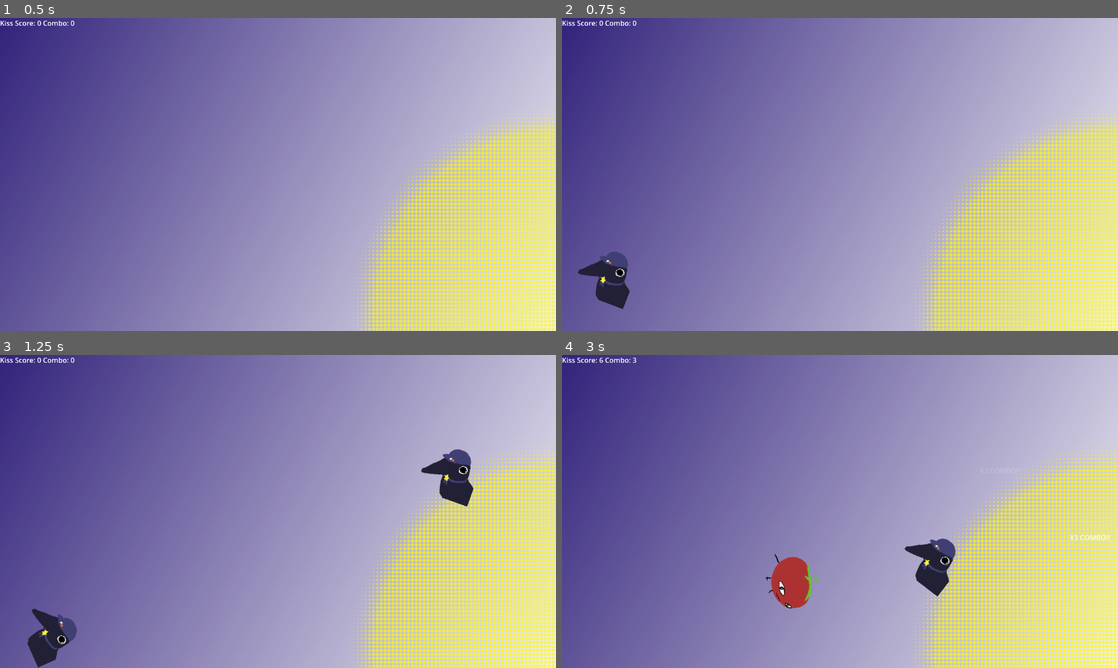
Above: before the commit, frames 1-4 (two rows, left to right).
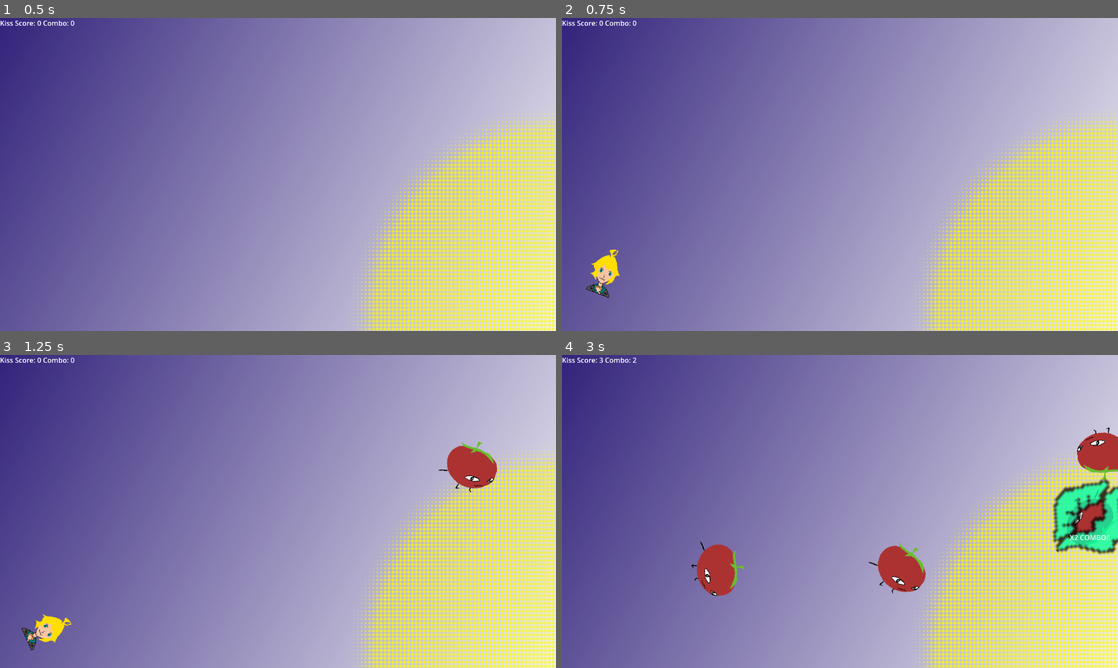
Above: after the commit, the same moments.

Repository: Cephoniss/doki-kisser
Game: Godot game, scene res://game_space.tscn
Two runs of this game, one before a commit and one after it. Both use one fixed random seed, a clock stepped at 60 frames per second and the inputs below.
Inputs (mouse positions are in pixels of both pictures, inside the frame that each line leads up to):
- Up to frame 1 (0.5 s): no input
- Up to frame 2 (0.75 s): tap Enter at 0.5 s; move the mouse to (962, 158) at 0.52 s; click (962, 158) at 0.67 s
- Up to frame 3 (1.25 s): no input
- Up to frame 4 (3 s): move the mouse to (612, 630) at 1.27 s; click (612, 630) at 1.42 s; move the mouse to (979, 477) at 2.02 s; click (979, 477) at 2.17 s; move the mouse to (1067, 533) at 2.77 s; click (1067, 533) at 2.92 s

Frame 1 is identical in both runs. In frame 2, 1.0% of the frame differs, in the area x 2-13%, y 74-94%; in frame 3, 2.6%; in frame 4, 7.1%, in the area x 6-100%, y 0-82%.

Commit message:
Sounds and effects
-Added logic for playing audio and visual effect when clicking on targets
-Added additional image and sound assets
-Adjusted scene prefabs

Diff:
--- a/crowki.tscn
+++ b/crowki.tscn
@@ -1,19 +1,30 @@
-[gd_scene load_steps=4 format=3 uid="uid://b0ofs80e2qe07"]
+[gd_scene load_steps=6 format=3 uid="uid://b0ofs80e2qe07"]
 
 [ext_resource type="Texture2D" uid="uid://d1h0hjrsmtr2s" path="res://Images/Crowki.png" id="1_h3076"]
 [ext_resource type="Script" uid="uid://s7dsh3d2etmi" path="res://area_2d.gd" id="1_imh4q"]
+[ext_resource type="AudioStream" uid="uid://s2ngemb3u6rm" path="res://Audio/hotdog.wav" id="3_bb0du"]
+[ext_resource type="Texture2D" uid="uid://bdb03mo6eka1g" path="res://Images/MintKiss.png" id="4_mwyqr"]
 
 [sub_resource type="RectangleShape2D" id="RectangleShape2D_imh4q"]
 
 [node name="Crowki" type="Node2D"]
 
-[node name="Area2D" type="Area2D" parent="." groups=["KissScoreGroup"]]
+[node name="CrowkiArea2D" type="Area2D" parent="." groups=["KissScoreGroup"]]
 scale = Vector2(6.44, 6.36)
 script = ExtResource("1_imh4q")
 
-[node name="CollisionShape2D" type="CollisionShape2D" parent="Area2D"]
+[node name="CollisionShape2D" type="CollisionShape2D" parent="CrowkiArea2D"]
 shape = SubResource("RectangleShape2D_imh4q")
 
-[node name="Sprite2D" type="Sprite2D" parent="Area2D"]
+[node name="Sprite2D" type="Sprite2D" parent="CrowkiArea2D"]
 scale = Vector2(0.15528, 0.157233)
 texture = ExtResource("1_h3076")
+
+[node name="AudioStreamPlayer2D" type="AudioStreamPlayer2D" parent="CrowkiArea2D"]
+stream = ExtResource("3_bb0du")
+
+[node name="KissEffect" type="Sprite2D" parent="CrowkiArea2D"]
+visible = false
+position = Vector2(-3.57143, -0.628931)
+scale = Vector2(0.15528, 0.157233)
+texture = ExtResource("4_mwyqr")
--- a/doki_heart.tscn
+++ b/doki_heart.tscn
@@ -6,11 +6,12 @@
 
 [node name="DokiHeart" type="Node2D"]
 
-[node name="Sprite2D" type="Sprite2D" parent="."]
-texture = ExtResource("1_x4e2r")
-
 [node name="Area2D" type="Area2D" parent="." groups=["KissScoreGroup"]]
 scale = Vector2(3.4, 3.19741)
 
 [node name="CollisionShape2D" type="CollisionShape2D" parent="Area2D"]
 shape = SubResource("RectangleShape2D_yrjpn")
+
+[node name="Sprite2D" type="Sprite2D" parent="Area2D"]
+scale = Vector2(0.294118, 0.312753)
+texture = ExtResource("1_x4e2r")
--- a/game_space.tscn
+++ b/game_space.tscn
@@ -1,10 +1,11 @@
-[gd_scene load_steps=6 format=3 uid="uid://coovnkllwwngj"]
+[gd_scene load_steps=7 format=3 uid="uid://coovnkllwwngj"]
 
 [ext_resource type="Texture2D" uid="uid://b80vg7nxx4ysq" path="res://Images/DokiKisserBG.png" id="1_63fvg"]
 [ext_resource type="PackedScene" uid="uid://hyo16tktxlkl" path="res://tomato_doki.tscn" id="2_ihldm"]
 [ext_resource type="PackedScene" uid="uid://c38qyf0owkae8" path="res://kiss_score.tscn" id="3_75ac5"]
 [ext_resource type="PackedScene" uid="uid://b0ofs80e2qe07" path="res://crowki.tscn" id="4_xq8gv"]
 [ext_resource type="Script" uid="uid://dc0por6ejdv08" path="res://doki_spawner.gd" id="6_syrn0"]
+[ext_resource type="PackedScene" uid="uid://b1wrb1pi0ly5u" path="res://pixel_doki.tscn" id="6_x62t2"]
 
 [node name="GameSpace" type="Node2D"]
 
@@ -16,4 +17,4 @@
 
 [node name="DokiSpawner" type="Node2D" parent="."]
 script = ExtResource("6_syrn0")
-kiss_targets = Array[PackedScene]([ExtResource("2_ihldm"), ExtResource("4_xq8gv")])
+kiss_targets = Array[PackedScene]([ExtResource("2_ihldm"), ExtResource("4_xq8gv"), ExtResource("6_x62t2")])
--- a/kissTarget.gd
+++ b/kissTarget.gd
@@ -1,8 +1,11 @@
 extends Area2D
 
+@onready var audio_player = $AudioStreamPlayer2D
+@onready var kiss_effect = $KissEffect
 @export var move_speed: float = 100.0
 @export var rotation_speed: float = 90.0
 var velocity := Vector2.ZERO
+var clicked := false
 
 func _ready():
 	add_to_group("KissScoreGroup")
@@ -17,12 +20,24 @@
 	rotation_degrees += rotation_speed * delta
 
 func _on_input_event(viewport, event, shape_idx):
-	if event is InputEventMouseButton and event.pressed:
+	if event is InputEventMouseButton and event.pressed and not clicked:
+		clicked = true
+		audio_player.play()
+		show_kiss_effect()
+		remove_from_group("KissScoreGroup")
+		await get_tree().create_timer(0.3).timeout
 		#var spawner = get_node_or_null("/root/game_space")
 		#if spawner and spawner.has_method("spawn_random_kiss_target"):
 			#spawner.spawn_random_kiss_target()
 			#spawner.spawn_random_kiss_target()
 		queue_free()
+
+func show_kiss_effect():
+	kiss_effect.show()
+	kiss_effect.modulate.a = 1.0
+	var tween = create_tween()
+	tween.tween_property(kiss_effect, "modulate:a", 0.0, 0.3)
+
 func despawn():
 	await get_tree().create_timer(2.0).timeout
 	queue_free()
--- /dev/null
+++ b/pixel_doki.tscn
@@ -0,0 +1,32 @@
+[gd_scene load_steps=6 format=3 uid="uid://b1wrb1pi0ly5u"]
+
+[ext_resource type="Texture2D" uid="uid://d3qqytoglvb2n" path="res://Images/DokiBird.png" id="1_2ujst"]
+[ext_resource type="Script" uid="uid://l7qkdy5a4ia0" path="res://kissTarget.gd" id="1_fjalw"]
+[ext_resource type="Texture2D" uid="uid://bdb03mo6eka1g" path="res://Images/MintKiss.png" id="3_ncxb1"]
+[ext_resource type="AudioStream" uid="uid://s2ngemb3u6rm" path="res://Audio/hotdog.wav" id="4_ein2b"]
+
+[sub_resource type="RectangleShape2D" id="RectangleShape2D_fjalw"]
+
+[node name="PixelDoki" type="Node2D"]
+
+[node name="PixelDokiArea2D" type="Area2D" parent="." groups=["KissScoreGroup"]]
+position = Vector2(-1, -6)
+scale = Vector2(3.6, 5.45527)
+script = ExtResource("1_fjalw")
+
+[node name="CollisionShape2D" type="CollisionShape2D" parent="PixelDokiArea2D"]
+shape = SubResource("RectangleShape2D_fjalw")
+
+[node name="Sprite2D" type="Sprite2D" parent="PixelDokiArea2D"]
+position = Vector2(0.277778, 1.09985)
+scale = Vector2(0.277778, 0.183309)
+texture = ExtResource("1_2ujst")
+
+[node name="KissEffect" type="Sprite2D" parent="PixelDokiArea2D"]
+visible = false
+position = Vector2(3.61111, 3.11625)
+scale = Vector2(0.15528, 0.157233)
+texture = ExtResource("3_ncxb1")
+
+[node name="AudioStreamPlayer2D" type="AudioStreamPlayer2D" parent="PixelDokiArea2D"]
+stream = ExtResource("4_ein2b")
--- a/tomato_doki.tscn
+++ b/tomato_doki.tscn
@@ -1,7 +1,9 @@
-[gd_scene load_steps=4 format=3 uid="uid://hyo16tktxlkl"]
+[gd_scene load_steps=6 format=3 uid="uid://hyo16tktxlkl"]
 
 [ext_resource type="Texture2D" uid="uid://ccec1ep0efg8a" path="res://Images/tomatoDoki.png" id="1_ausxj"]
 [ext_resource type="Script" uid="uid://l7qkdy5a4ia0" path="res://kissTarget.gd" id="2_sls2w"]
+[ext_resource type="AudioStream" uid="uid://s2ngemb3u6rm" path="res://Audio/hotdog.wav" id="3_chrkl"]
+[ext_resource type="Texture2D" uid="uid://bdb03mo6eka1g" path="res://Images/MintKiss.png" id="3_k25wo"]
 
 [sub_resource type="RectangleShape2D" id="RectangleShape2D_sls2w"]
 
@@ -17,3 +19,10 @@
 [node name="Sprite2D" type="Sprite2D" parent="Area2D"]
 scale = Vector2(0.150602, 0.15528)
 texture = ExtResource("1_ausxj")
+
+[node name="AudioStreamPlayer2D" type="AudioStreamPlayer2D" parent="Area2D"]
+stream = ExtResource("3_chrkl")
+
+[node name="KissEffect" type="Sprite2D" parent="Area2D"]
+visible = false
+texture = ExtResource("3_k25wo")
Not shown, added: Audio/hotdog.wav.import
Binary file added: Images/DokiBird.png
Not shown, added: Images/DokiBird.png.import
Binary file added: Images/MintKiss.png
Not shown, added: Images/MintKiss.png.import
Binary file added: Images/dokikisser.png
Not shown, added: Images/dokikisser.png.import
Binary file added: Images/longGoon.png
Not shown, added: Images/longGoon.png.import
Binary file added: Images/regularGoon.png
Not shown, added: Images/regularGoon.png.import
Not shown, added: Audio/hotdog.wav
